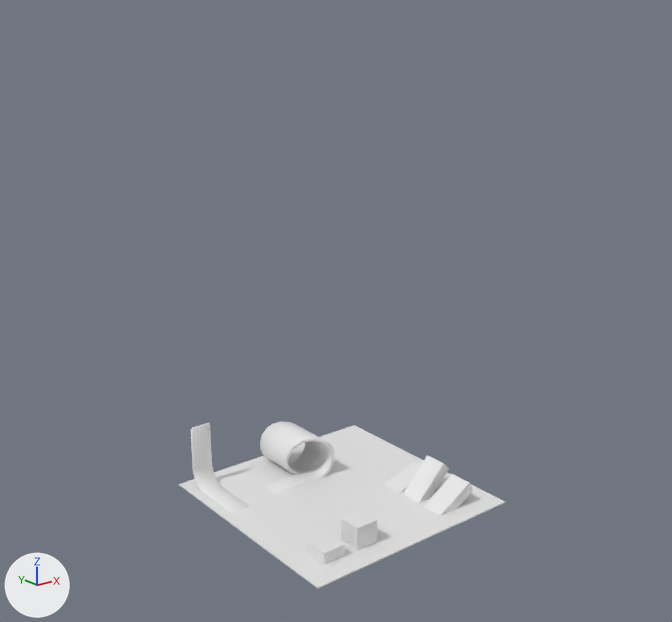
Two versions of the glTF model assets/walky_objs.glb, one commit apart.
The view is the same before and after, from a 50 mm camera at (-90.5, -112.2, 77.9) aimed at (-4.9, -5.3, 35.2). The axes (+X, +Y, +Z) are drawn at lower left. The lights are the same throughout. Where no turn or scale is listed for an object, it has been applied to the vertices.
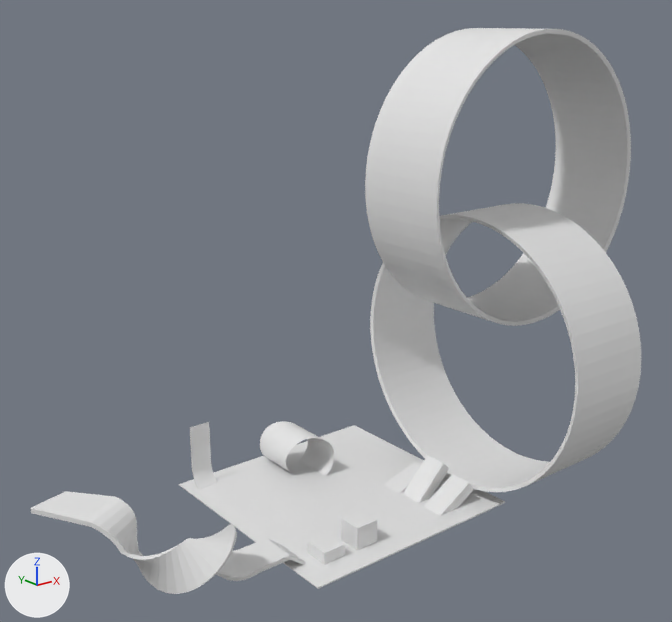
Commit message: add more objects to level

Changed parts and their boxes [x1, y1, x2, y2] in the pictures (672 x 622 px):
'Cylinder.003', added
    after: [365, 28, 631, 326]
'Cylinder.002', added
    after: [370, 203, 642, 492]
'Cube.006', added
    after: [30, 491, 307, 594]

Diff of the bpy script that builds the scene:
```diff
--- a/assets/walky_objs.glb.py
+++ b/assets/walky_objs.glb.py
@@ me_cylinder_004 @@
+me_cylinder_004.from_pydata(...)  # 256 vertices, 512 faces; spans x -6.2..40.5, y 20.3..36.2, z 1.9..48.5
@@ me_cube @@
+me_cube.from_pydata(...)  # 160 vertices, 316 faces; spans x -30.9..4.1, y -8.0..14.5, z -2.1..14.2
@@ me_cylinder_003 @@
+me_cylinder_003.from_pydata(...)  # 256 vertices, 512 faces; spans x 20.3..36.2, y -40.5..6.2, z 1.9..48.5
@@ ob_cylinder_003 @@
+ob_cylinder_003 = bpy.data.objects.new('Cylinder.003', me_cylinder_004)
+ob_cylinder_003.location = (9.8, -38.1, 28.1)
@@ ob_cube_006 @@
+ob_cube_006 = bpy.data.objects.new('Cube.006', me_cube)
+ob_cube_006.location = (-21.4, -10.8, 2.2)
@@ ob_cylinder_002 @@
+ob_cylinder_002 = bpy.data.objects.new('Cylinder.002', me_cylinder_003)
+ob_cylinder_002.location = (-3.6, 5.4, -0.4)
```
